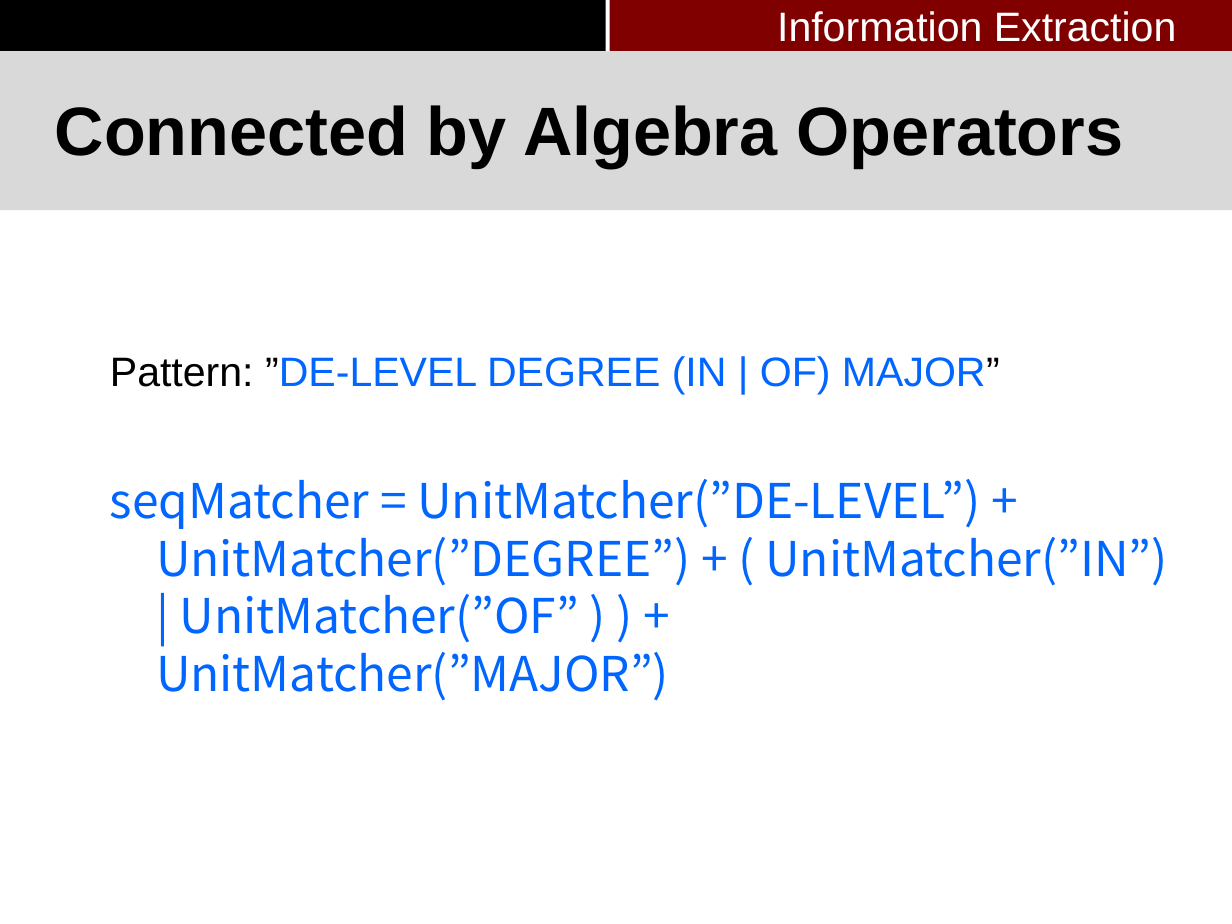
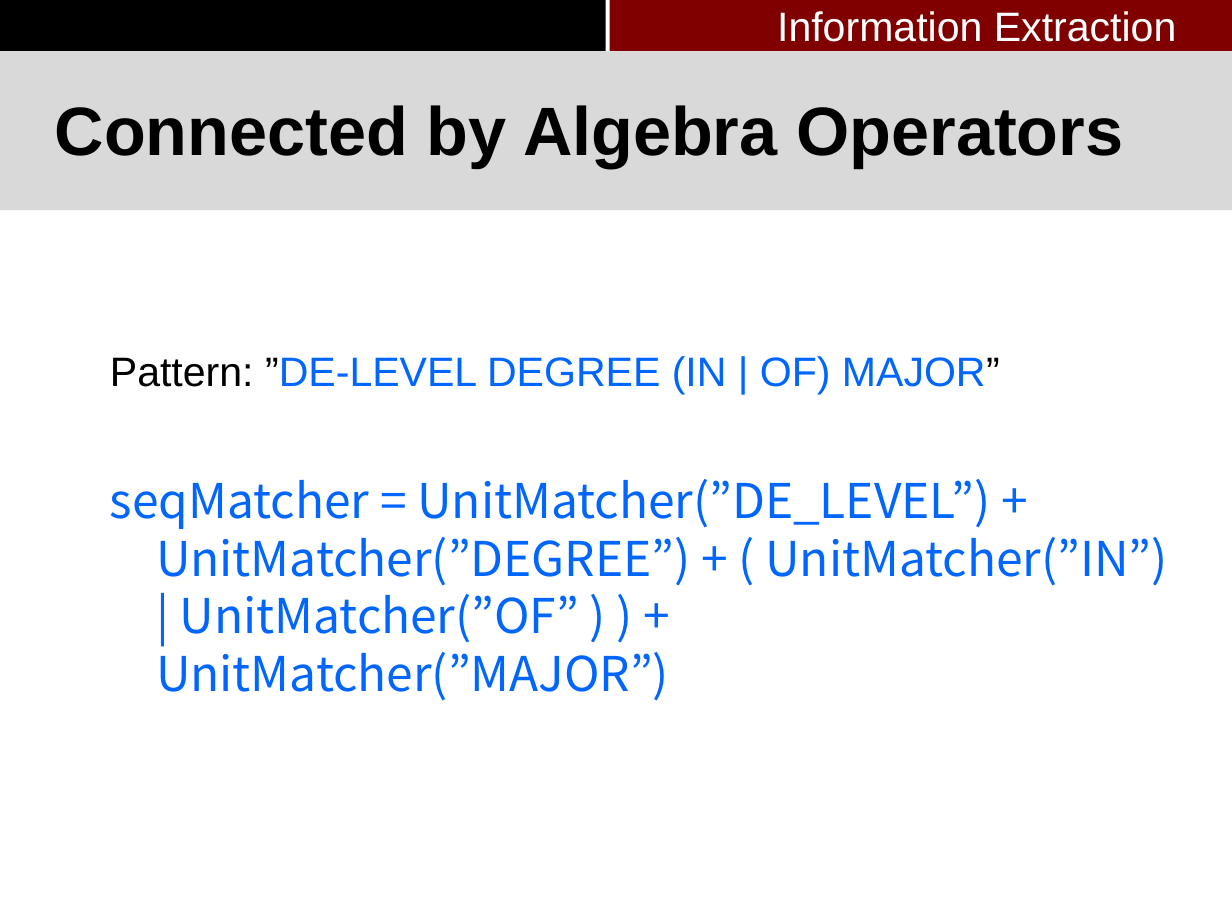
Before and after one commit to pkushiqiang/thesis, a slide deck: slide 41 of media/Master's thesis-3.pptx (slide 40 before the commit). Drawn at 1232x924 pixels with LibreOffice and Linux fonts; fonts in the diff are those of the drawing; background and template pictures are left out. Boxes give left, top, right and bottom in pixels: in the first picture for what was removed or moved away, otherwise in the second. Text is boxed around its words. In the diff, an @@ line names an element or a change of style, - is before the commit and + after.

```diff
--- a/media/Master's thesis-3.pptx
+++ b/media/Master's thesis-3.pptx
@@ text at (110,479,1167,701): text changed @@
-seqMatcher = UnitMatcher(”DE-LEVEL”) + UnitMatcher(”DEGREE”) + ( UnitMatcher(”IN”) | UnitMatcher(”OF” ) ) + UnitMatcher(”MAJOR”)
+seqMatcher = UnitMatcher(”DE_LEVEL”) + UnitMatcher(”DEGREE”) + ( UnitMatcher(”IN”) | UnitMatcher(”OF” ) ) + UnitMatcher(”MAJOR”)
```
Also in this commit, not shown: 9 other slides changed, 2 slides added, 1 slide removed, 1 other file.
